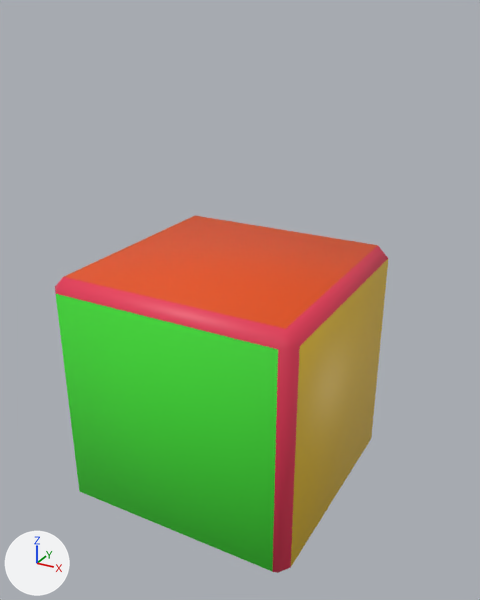
Renders of the glTF model Resources/AbacabaLevel_Assets/Models/Square.glb from each side of a commit.
Rendered twice from a camera (50 mm lens) standing at (1.023, -1.795, 1.181) and looking at (0.041, -0.01, 0.289). Every picture has the same lights, and +X, +Y and +Z are marked at lower left. Vertices at the same position are counted once.

In view in the first picture: 'Quadrado'.
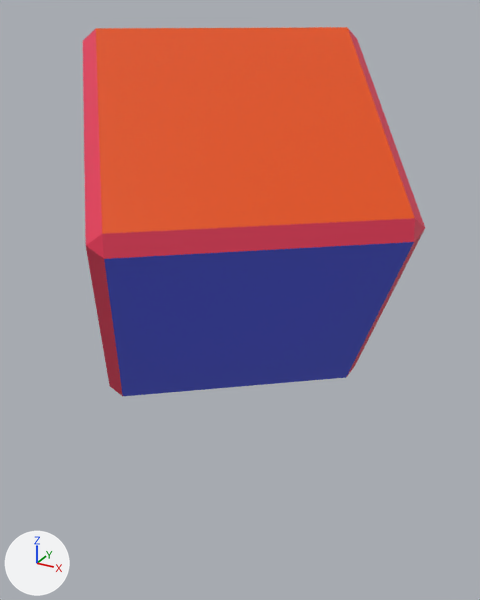
Location of each change, [x1, y1, x2, y2] in pixels of the pictures (480 x 600 px):
```json
{"object": "Quadrado", "change": "shading changed, moved, turned", "before": [55, 216, 388, 573], "after": [83, 27, 425, 396]}
```

The change, as JSON lines over the scene's bpy script:
```json
{"block": "me_cube_002", "where": "me_cube_002.from_pydata(...)  # 24 vertices, 44 faces; spans x -0.42..0.42, y -0.42..0.42, z -0.42..0.42"}
{"block": "me_cube_002", "where": "# used by ob_quadrado; location = (0.0, 0.0, 0.0)"}
{"block": "me_cube_002", "change": "me_cube_002 part 1: all faces are now shaded flat (44 of 44 changed)"}
{"op": "set", "path": "ob_quadrado.location", "old": "(0.0, 0.0, 0.0)", "new": "(0.0, 0.0, 0.567)"}
{"op": "set", "path": "ob_quadrado.rotation_euler", "old": "(0.0, 0.0, 0.0)", "new": "(0.0, -0.589, 2.236)", "note": "degrees (0, 0, 0) -> degrees (0, -34, 128)"}
```
